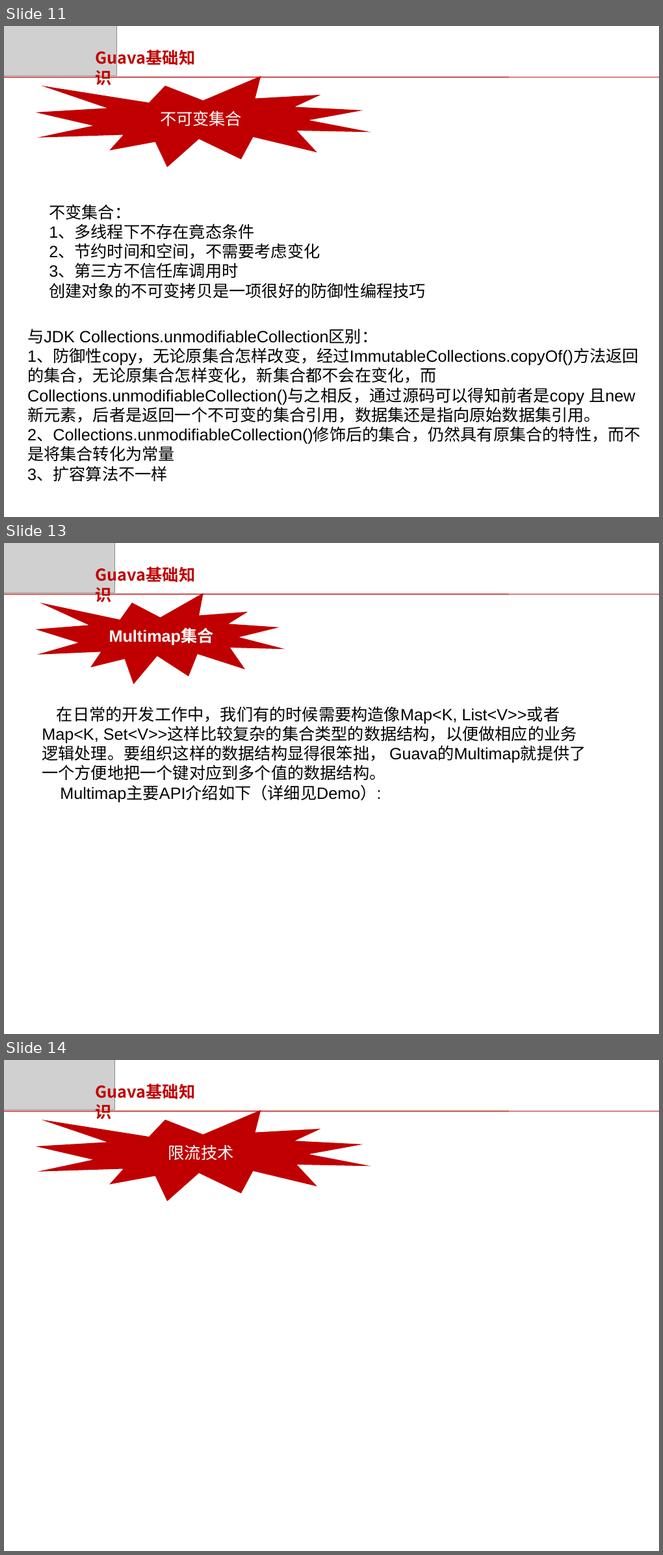
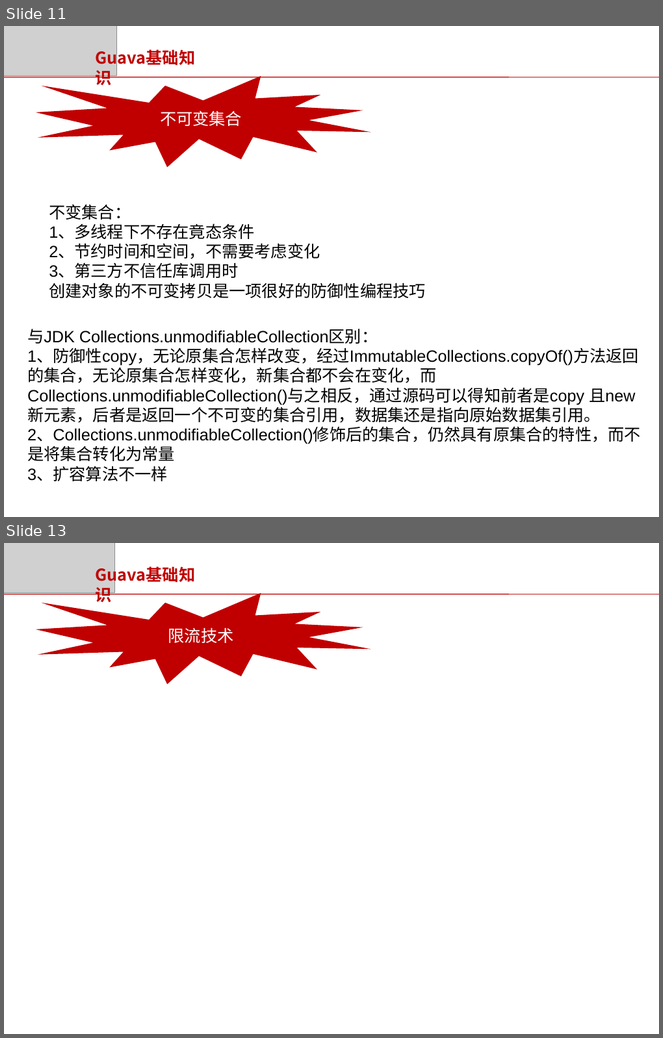
Before and after one commit to wychenlong/java, a slide deck: Java集合基础框架.pptx. Shown one above the other, each under a label of ours: slides 11, 13 and 14 before the commit, slides 11 and 13 after it; the slides between them are not shown. The pictures are 663x1555 and 663x1038 pixels, drawn with LibreOffice and Linux fonts; fonts in the diff are those of the drawing; grey boxes stand for pictures; background and template pictures are left out. Boxes give left, top, right and bottom in pixels: in the first picture for what was removed or moved away, otherwise in the second. Text is boxed around its words. In the diff, an @@ line names an element or a change of style, - is before the commit and + after.

```diff
--- a/Java集合基础框架.pptx
+++ b/Java集合基础框架.pptx
@@ slide 13 removed at (4, 543, 659, 1034), background #FFFFFF; not listed: 1 template element that a slide beside it also shows @@
@@ picture removed at (4, 543, 114, 593) @@
@@ text removed at (89, 562, 203, 589) @@
-Guava基础知识
@@ irregular seal removed at (35, 593, 285, 684) @@
-Multimap集合
@@ text removed at (42, 706, 577, 802) @@
-在日常的开发工作中，我们有的时候需要构造像Map<K, List<V>>或者Map<K, Set<V>>这样比较复杂的集合类型的数据结构，以便做相应的业务逻辑处理。要组织这样的数据结构显得很笨拙， Guava的Multimap就提供了一个方便地把一个键对应到多个值的数据结构。
-Multimap主要API介绍如下（详细见Demo）:
@@ what was slide 14 is now slide 13 @@
```
Also in this commit, not shown: 1 slide changed, 1 other file.
